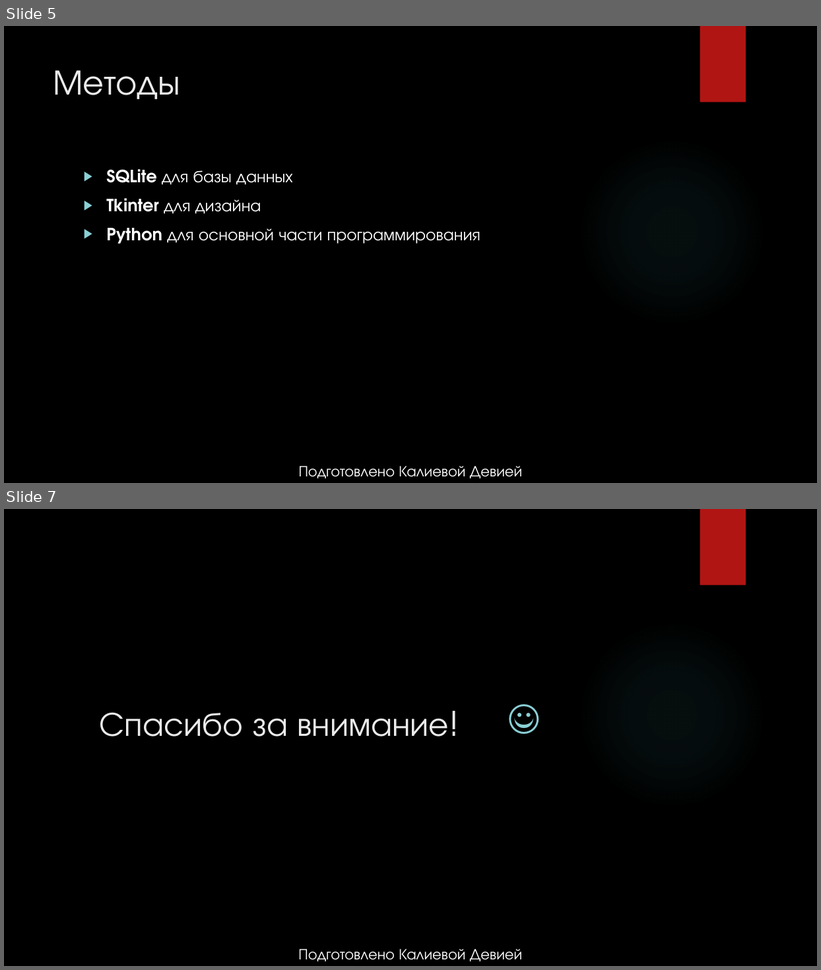
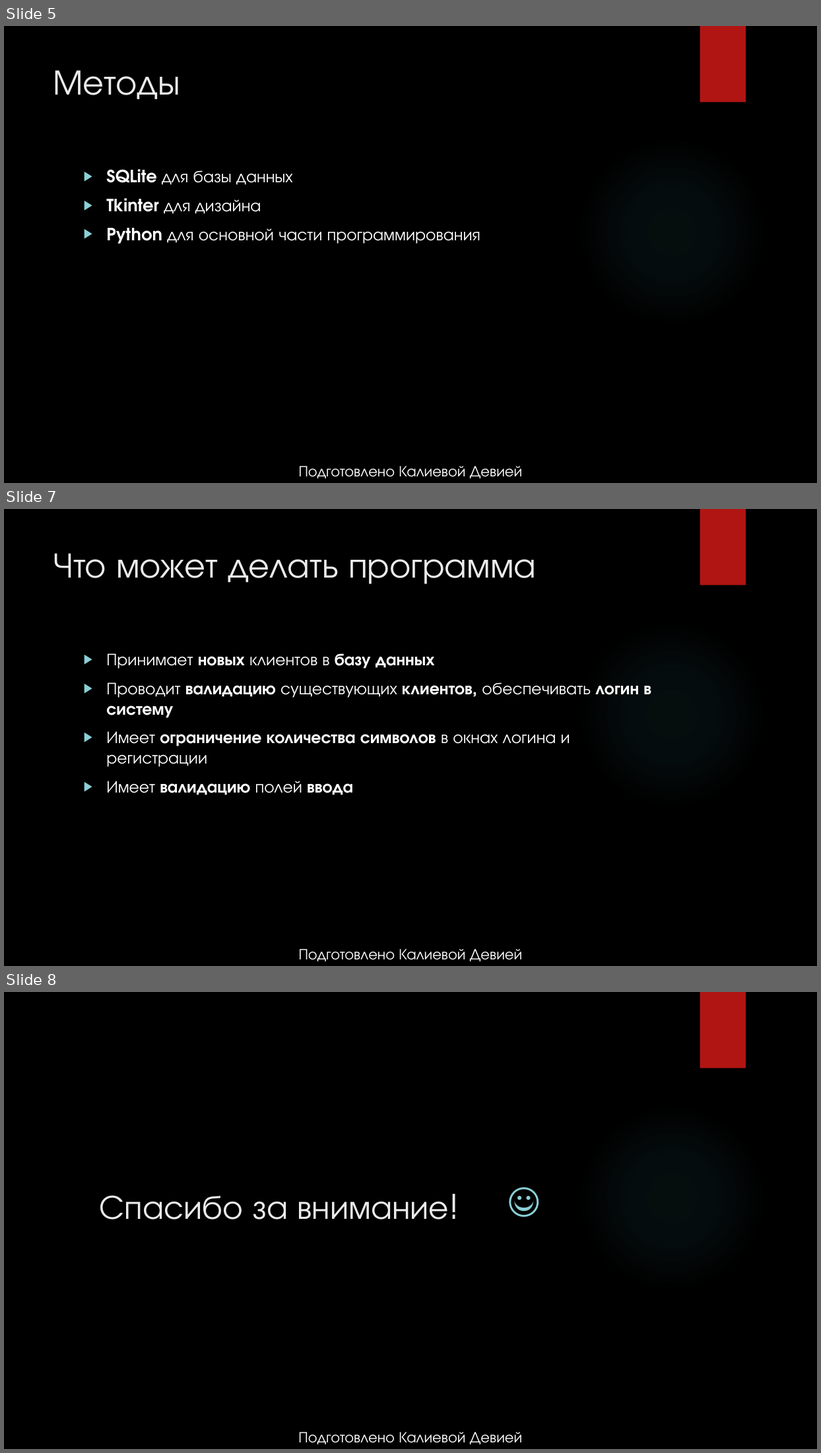
Before and after one commit to devkittengun/project-login-n-register-, a slide deck: presentation.pptx. Shown one above the other, each under a label of ours: slides 5 and 7 before the commit, slides 5, 7 and 8 after it; the slides between them are not shown. The pictures are 821x970 and 821x1453 pixels, drawn with LibreOffice and Linux fonts; fonts in the diff are those of the drawing; background and template pictures are left out. Boxes give left, top, right and bottom in pixels: in the first picture for what was removed or moved away, otherwise in the second. Text is boxed around its words. In the diff, an @@ line names an element or a change of style, - is before the commit and + after.

```diff
--- a/presentation.pptx
+++ b/presentation.pptx
@@ slide 7 added at bbox=[4, 509, 817, 966], background picture (left out); not listed: 2 template elements that a slide beside it also shows @@
@@ title added at bbox=[54, 553, 536, 584], 42 pt, text #EBEBEB @@
+Что может делать программа
@@ text added at bbox=[106, 654, 651, 795], 20 pt, text #FFFFFF @@
+▶ Принимает новых клиентов в базу данных
+▶ Проводит валидацию существующих клиентов, обеспечивать логин в систему
+▶ Имеет ограничение количества символов в окнах логина и регистрации
+▶ Имеет валидацию полей ввода
@@ text added at bbox=[299, 949, 522, 962], 18 pt, text #FFFFFF @@
+Подготовлено Калиевой Девией
@@ what was slide 7 is now slide 8 @@
```
Also in this commit, not shown: 1 slide changed.
